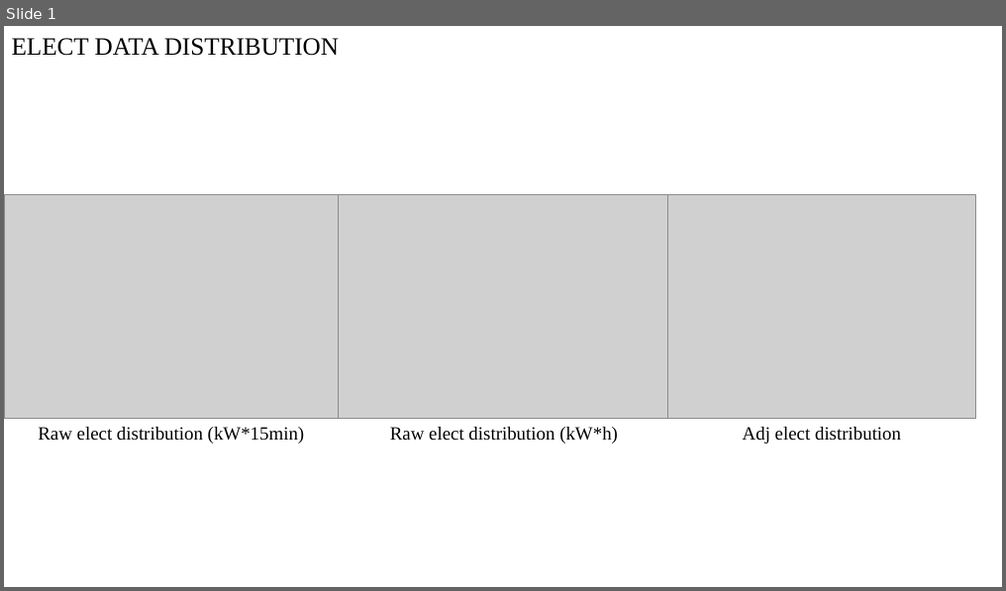
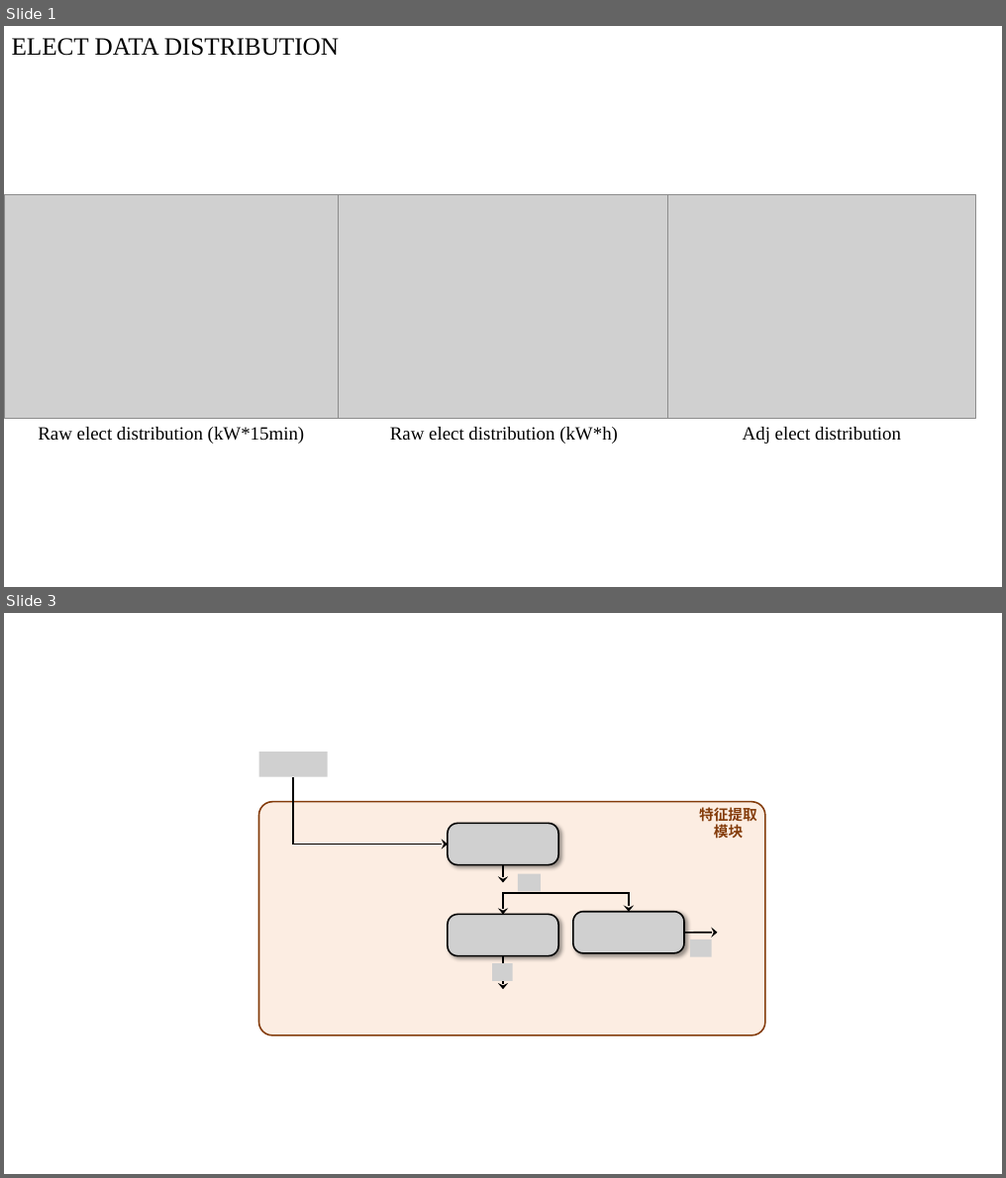
Before and after one commit to KarryRen/MgRL-CE, a slide deck: images/MgRL_CE_Images.pptx. Shown one above the other, each under a label of ours: slide 1 before the commit, slides 1 and 3 after it; the slides between them are not shown. The pictures are 1006x591 and 1006x1178 pixels, drawn with LibreOffice and Linux fonts; fonts in the diff are those of the drawing; grey boxes stand for pictures. Boxes give left, top, right and bottom in pixels: in the first picture for what was removed or moved away, otherwise in the second. Text is boxed around its words. In the diff, an @@ line names an element or a change of style, - is before the commit and + after.

```diff
--- a/images/MgRL_CE_Images.pptx
+++ b/images/MgRL_CE_Images.pptx
@@ slide 3 added at (4, 613, 1002, 1174), background #FFFFFF @@
@@ picture added at (259, 752, 328, 777) @@
@@ elbow arrow added from (293, 777) to (448, 845), #000000 1.5 pt @@
@@ rounded rectangle added at (259, 802, 765, 1035), fill #FBE5D6 at 69% opacity, outline #843C0B 1.5 pt @@
@@ text added at (699, 807, 757, 838), 14 pt, text #843C0B, bold @@
+特征提取模块
@@ picture added at (448, 823, 558, 865) @@
@@ arrow added from (503, 865) to (503, 882), #000000 1.5 pt @@
@@ picture added at (518, 874, 540, 892) @@
@@ elbow double arrow added from (503, 915) to (629, 912), #000000 1.5 pt @@
@@ picture added at (448, 915, 558, 957) @@
@@ picture added at (573, 912, 684, 954) @@
@@ arrow added from (684, 933) to (718, 933), #000000 1.5 pt @@
@@ picture added at (492, 964, 512, 982) @@
@@ arrow added from (503, 956) to (503, 989), #000000 1.5 pt @@
@@ picture added at (690, 940, 712, 958) @@
```
Also in this commit, not shown: 1 slide changed, 1 slide removed, 1 other file.
